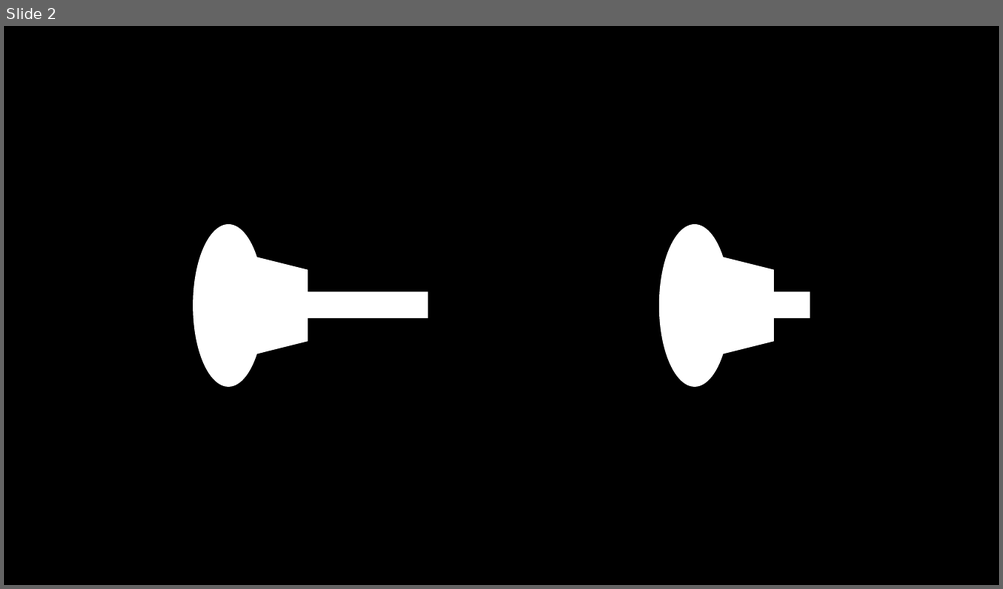
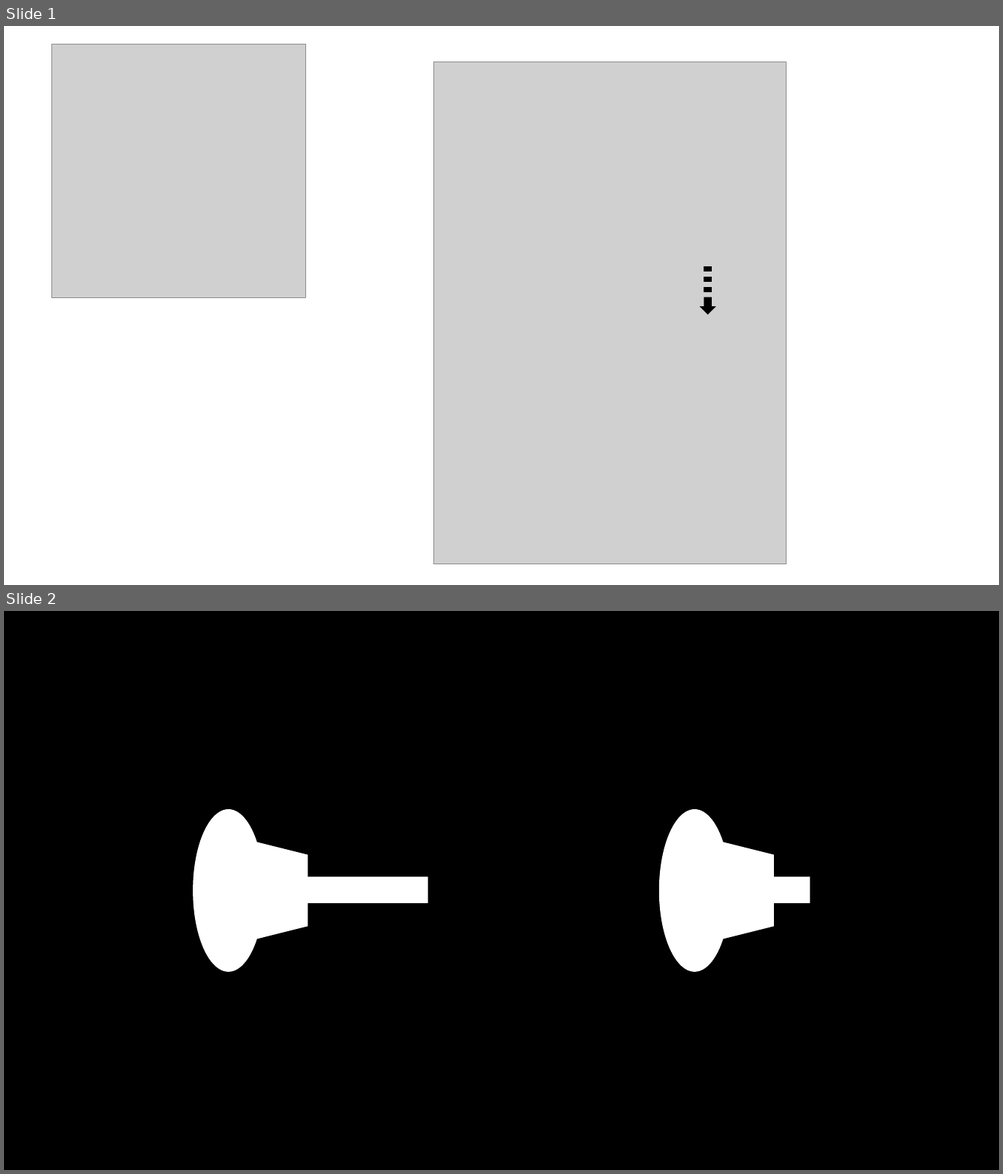
Before and after one commit to Daniel-Oberlin/FlightGear-StreamDeck, a slide deck: StreamDeck/icons/icons.pptx. Shown one above the other, each under a label of ours: slide 2 before the commit, slides 1 and 2 after it. The pictures are 1003x589 and 1003x1174 pixels, drawn with LibreOffice and Linux fonts; fonts in the diff are those of the drawing; grey boxes stand for pictures. Boxes give left, top, right and bottom in pixels: in the first picture for what was removed or moved away, otherwise in the second. Text is boxed around its words. In the diff, an @@ line names an element or a change of style, - is before the commit and + after.

```diff
--- a/StreamDeck/icons/icons.pptx
+++ b/StreamDeck/icons/icons.pptx
@@ slide 1 added at (x1=4, y1=26, x2=999, y2=585), background #FFFFFF @@
@@ picture added at (x1=52, y1=44, x2=305, y2=298) @@
@@ picture added at (x1=434, y1=62, x2=786, y2=564) @@
@@ rectangle added at (x1=705, y1=267, x2=711, y2=271), fill #000000, outline #000000 1.5 pt @@
@@ rectangle added at (x1=705, y1=288, x2=711, y2=292), fill #000000, outline #000000 1.5 pt @@
@@ rectangle added at (x1=705, y1=278, x2=711, y2=281), fill #000000, outline #000000 1.5 pt @@
@@ down arrow added at (x1=702, y1=298, x2=714, y2=314), fill #000000, outline #000000 1.5 pt @@
```
Also in this commit, not shown: 1 other slide added, 1 slide removed, 6 other files.
